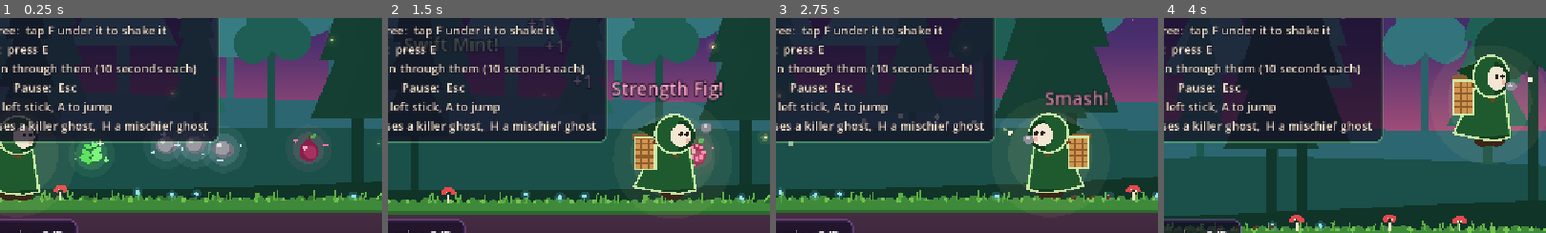
Above: before the commit, frames 1-4 (left to right).
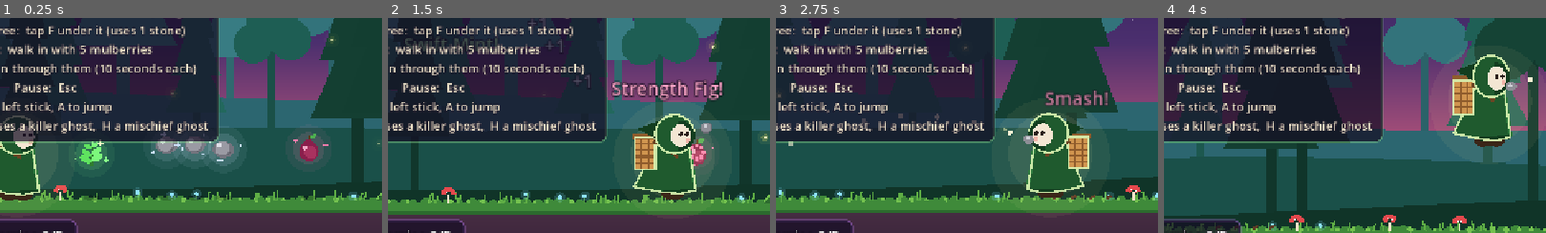
Above: after the commit, the same moments.

Repository: AAcodedimps/Mulberry-Forest
Game: Godot game, scene res://scenes/levels/edge_of_the_woods.tscn
Same seed, same stepped clock (60 frames per second), same inputs: the game is played once before the commit and once after it.
Inputs:
- Up to frame 1 (0.25 s): no input
- Up to frame 2 (1.5 s): hold F (throw) 0.53-1.28 s; hold D (move_right) from 0.53 s (still down); tap E (interact) at 0.6 s; tap Space (jump) at 0.77 s; tap F (throw) at 1.35 s
- Up to frame 3 (2.75 s): tap Space (jump) at 1.52 s; tap E (interact) at 1.55 s; release D (move_right) at 2.03 s; hold A (move_left) from 2.03 s (still down); hold F (throw) from 2.03 s (still down); tap S (aim_down) at 2.1 s
- Up to frame 4 (4 s): release A (move_left) at 2.78 s; release F (throw) at 2.78 s; hold D (move_right) from 2.78 s (still down); tap W (aim_up) at 2.85 s; tap Space (jump) at 3.02, 3.77 s; tap E (interact) at 3.05, 3.6 s; hold F (throw) from 3.53 s (still down)
The pictures show only the part of the screen within x 11-61%, y 34-84%; the shares and areas given below are measured in that part.

The runs differ from the first frame. In frame 1, 1.5% of the frame differs, in the area x 2-49%, y 3-19%; in frame 2, 1.5%; in frame 3, 1.5%; in frame 4, 1.5%.

Commit message:
Tree uses carried stones, walk out of gate

Diff:
--- a/scenes/forest_end/mulberry_tree.gd
+++ b/scenes/forest_end/mulberry_tree.gd
@@ -1,9 +1,9 @@
 @tool
 extends Node2D
 ## The great mulberry tree in the clearing at the end of the forest.
-## - Standing under it refills your stones from the never-ending pile at its foot.
-## - A quick tap of F (X on gamepad) under it makes the wanderer throw a stone straight up:
-##   the tree shakes and one ripe mulberry drops into the basket. One throw = one berry.
+## - A quick tap of F (X on gamepad) under it makes the wanderer throw one of their carried
+##   stones straight up: the tree shakes and one ripe mulberry drops into the basket.
+##   Each shake uses 1 stone; one shake = one berry. With no stones, nothing happens.
 ## - When a mischief ghost steals the basket, the berries fly back up onto the tree.
 ## Place this node on the ground, in the middle of the trunk.
 
@@ -12,7 +12,6 @@
 @export var throw_time: float = 1.0            ## Seconds each tree throw takes. You can't throw again until it's done.
 @export var under_tree_distance: float = 170.0 ## How close to the trunk (pixels, left or right) counts as "under the tree".
 # ======================================================
-@export var refill_interval: float = 0.4       ## Under the tree, one stone comes back from the pile every this many seconds.
 
 const FloatingText = preload("res://scenes/ui/floating_text.gd")
 
@@ -24,7 +23,6 @@
 const BERRY := Color("3f0f58")
 const BERRY_HI := Color("9a4cc8")
 const STONE := Color("7d7d88")
-const STONE_DARK := Color("5c5c68")
 const CANOPY_CENTER := Vector2(0, -320)
 const STONE_UP_TIME := 0.35     # how long the thrown stone takes to reach the leaves
 
@@ -38,7 +36,6 @@
 var _busy: float = 0.0
 var _up: float = -1.0             # thrown-stone progress 0..1 (-1 = none)
 var _up_from := Vector2.ZERO
-var _refill: float = 0.0
 var _under: bool = false
 var _prompt_text: String = ""
 var _player = null
@@ -105,14 +102,7 @@
 		elif berries_left() == 0:
 			_set_prompt("No ripe mulberries left")
 		else:
-			_set_prompt("Press F to shake the tree")
-		# The stone pile never runs out: top up the pouch, one stone at a time.
-		_refill += delta
-		if _refill >= refill_interval:
-			_refill = 0.0
-			thrower.add_stone()
-	else:
-		_refill = 0.0
+			_set_prompt("Press F to shake the tree (uses 1 stone)")
 	_shake = maxf(0.0, _shake - delta)
 	_busy = maxf(0.0, _busy - delta)
 	if _up >= 0.0:
@@ -146,6 +136,7 @@
 		return
 	if not player.stone_thrower.use_stone():
 		get_tree().call_group("stone_counter", "shake")
+		get_tree().call_group("message_hud", "show_message", "You need a stone to shake the tree")
 		return
 	_busy = throw_time
 	_up = 0.0
@@ -211,15 +202,6 @@
 func _draw() -> void:
 	var sway := Vector2(sin(_t * 0.9) * 3.0, 0.0)
 	var jolt := Vector2(sin(_t * 70.0) * _shake * 16.0, cos(_t * 55.0) * _shake * 5.0)
-	# Stone pile at the foot of the tree
-	var rng := RandomNumberGenerator.new()
-	rng.seed = 77
-	for i in 16:
-		var row: int = 0 if i < 7 else (1 if i < 12 else 2)
-		var x: float = 70.0 + (i - [0, 7, 12][row]) * 15.0 + row * 8.0 + rng.randf_range(-2.0, 2.0)
-		var y: float = -7.0 - row * 10.0
-		_ellipse(Vector2(x, y), Vector2(9.0, 7.0), STONE_DARK if i % 3 == 0 else STONE)
-		draw_circle(Vector2(x - 2.5, y - 2.5), 2.0, Color("c9c9d2"))
 	# Roots and trunk
 	draw_colored_polygon(PackedVector2Array([Vector2(-75, 2), Vector2(-40, -20), Vector2(-34, -150), Vector2(-26, -240),
 		Vector2(26, -240), Vector2(34, -150), Vector2(40, -20), Vector2(78, 2)]), TRUNK)
--- a/scenes/forest_end/stone_gate.gd
+++ b/scenes/forest_end/stone_gate.gd
@@ -1,13 +1,14 @@
 @tool
 extends Node2D
 ## The old stone gate out of the forest: a tall arch covered in vines, with glowing red runes.
-## Standing at it shows "Press E" (Y on gamepad). Pressing it:
-##  - with fewer mulberries than the basket holds: shows "The gate is sealed..." and nothing else.
-##  - with a full basket: the runes slowly turn from red to green, the vines pull back, and the
-##    gate sends `opening`. The level script then walks the wanderer out and shows the win screen.
+## Walk into it:
+##  - with fewer mulberries than the basket holds: it's a solid wall and shows
+##    "The gate is sealed. It wants 5 mulberries (you have N)."
+##  - with a full basket: the wall vanishes, the runes slowly turn from red to green, the vines
+##    pull back, and the gate sends `opening`. The level script then walks the wanderer out
+##    and shows the win screen.
 ## Place this node on the ground, in the middle of the arch.
 
-@export var interact_distance: float = 110.0  ## How close (pixels, left or right) you must stand to use the gate.
 @export var open_time: float = 2.0            ## Seconds the runes and vines take to change when it opens.
 
 ## Sent when the gate starts to open.
@@ -28,7 +29,7 @@
 var _vines: float = 1.0       # 1 = covering the gate, 0 = pulled back
 var _deny: float = 0.0        # brief rune flicker when the gate refuses you
 var _opened: bool = false
-var _near: bool = false
+var _touching: bool = false
 var _player = null
 
 
@@ -42,29 +43,23 @@
 		_player = get_tree().get_first_node_in_group("player")
 		if _player == null:
 			return
-	var d: Vector2 = _player.global_position - global_position
-	var near: bool = absf(d.x) <= interact_distance and absf(d.y) < 150.0 and not _player.is_locked()
-	if near != _near:
-		_near = near
-		if near:
-			get_tree().call_group("prompt_hint", "show_prompt", self, "Press E")
-		else:
-			get_tree().call_group("prompt_hint", "hide_prompt", self)
-	if near and Input.is_action_just_pressed("interact"):
+	# Walking into the gate: the Threshold area sits just in front of the solid wall.
+	var touching: bool = $Threshold.overlaps_body(_player) and not _player.is_locked()
+	if touching:
 		var need: int = _player.basket_size
 		var have: int = _player.mulberries
-		if have < need:
+		if have >= need:
+			_open()
+		elif not _touching:
 			_deny = 0.6
 			get_tree().call_group("message_hud", "show_message",
 				"The gate is sealed. It wants %d mulberries (you have %d)." % [need, have])
-		else:
-			_open()
+	_touching = touching
 
 
 func _open() -> void:
 	_opened = true
-	_near = false
-	get_tree().call_group("prompt_hint", "hide_prompt", self)
+	$Wall/CollisionShape2D.set_deferred("disabled", true)   # the way through is open
 	var tween := create_tween()
 	tween.tween_property(self, "_runes", 1.0, open_time)
 	tween.parallel().tween_property(self, "_vines", 0.0, open_time * 0.9).set_delay(open_time * 0.1)
--- a/scenes/forest_end/stone_gate.tscn
+++ b/scenes/forest_end/stone_gate.tscn
@@ -2,5 +2,27 @@
 
 [ext_resource type="Script" path="res://scenes/forest_end/stone_gate.gd" id="1_gate"]
 
+[sub_resource type="RectangleShape2D" id="RectangleShape2D_wall"]
+size = Vector2(120, 300)
+
+[sub_resource type="RectangleShape2D" id="RectangleShape2D_threshold"]
+size = Vector2(190, 200)
+
 [node name="StoneGate" type="Node2D"]
 script = ExtResource("1_gate")
+
+[node name="Wall" type="StaticBody2D" parent="."]
+collision_mask = 0
+
+[node name="CollisionShape2D" type="CollisionShape2D" parent="Wall"]
+position = Vector2(0, -150)
+shape = SubResource("RectangleShape2D_wall")
+
+[node name="Threshold" type="Area2D" parent="."]
+collision_layer = 0
+collision_mask = 2
+monitorable = false
+
+[node name="CollisionShape2D" type="CollisionShape2D" parent="Threshold"]
+position = Vector2(0, -100)
+shape = SubResource("RectangleShape2D_threshold")
--- a/scenes/levels/edge_of_the_woods.tscn
+++ b/scenes/levels/edge_of_the_woods.tscn
@@ -32,6 +32,7 @@
 [ext_resource type="PackedScene" path="res://scenes/powers/moonpetal.tscn" id="30_moon"]
 [ext_resource type="PackedScene" path="res://scenes/powers/bark_shield.tscn" id="31_shield"]
 [ext_resource type="PackedScene" path="res://scenes/ui/power_hud.tscn" id="32_powerhud"]
+[ext_resource type="PackedScene" path="res://scenes/powers/regrowing_stone.tscn" id="33_regrow"]
 
 [sub_resource type="RectangleShape2D" id="RectangleShape2D_wall"]
 size = Vector2(40, 2000)
@@ -149,6 +150,15 @@
 
 [node name="StoneB2" parent="Stones" instance=ExtResource("21_stone")]
 position = Vector2(1414, 600)
+
+[node name="ClearingStone1" parent="Stones" instance=ExtResource("33_regrow")]
+position = Vector2(2450, 600)
+
+[node name="ClearingStone2" parent="Stones" instance=ExtResource("33_regrow")]
+position = Vector2(2485, 600)
+
+[node name="ClearingStone3" parent="Stones" instance=ExtResource("33_regrow")]
+position = Vector2(2520, 600)
 
 [node name="PowerPickups" type="Node2D" parent="."]
 
--- a/scenes/powers/floating_pickup.gd
+++ b/scenes/powers/floating_pickup.gd
@@ -56,7 +56,7 @@
 		_pop += delta / 0.25
 		modulate.a = clampf(1.0 - _pop, 0.0, 1.0)
 		if _pop >= 1.0:
-			queue_free()
+			_after_pop()
 		return
 	for body in get_overlapping_bodies():
 		if _try_collect(body):
@@ -72,6 +72,12 @@
 ## Override: draw the item centred on (0, 0).
 func _draw_item() -> void:
 	pass
+
+
+## Called when the pop animation has finished. Normally the pickup is gone for good;
+## pickups that grow back override this.
+func _after_pop() -> void:
+	queue_free()
 
 
 func _on_collected(body) -> void:
--- /dev/null
+++ b/scenes/powers/regrowing_stone.gd
@@ -0,0 +1,36 @@
+@tool
+extends "res://scenes/powers/stone_pickup.gd"
+## A floating stone that grows back. After it's picked up, it stays gone for `regrow_time`
+## seconds, then grows back in the same spot. Used in the clearing near the mulberry tree,
+## so the player can never get completely stuck without stones.
+
+# ======================= TUNING =======================
+@export var regrow_time: float = 8.0   ## Seconds before a picked-up stone grows back in the same spot.
+# ======================================================
+
+var _regrow: float = -1.0   # >= 0 while waiting to grow back
+
+
+func _after_pop() -> void:
+	_regrow = regrow_time
+	visible = false
+
+
+func _physics_process(delta: float) -> void:
+	if _regrow >= 0.0:
+		_regrow -= delta
+		if _regrow <= 0.0:
+			_grow_back()
+		return
+	super(delta)
+
+
+func _grow_back() -> void:
+	_regrow = -1.0
+	_pop = -1.0
+	modulate.a = 1.0
+	visible = true
+	set_deferred("monitoring", true)
+	scale = Vector2(0.2, 0.2)
+	var tween := create_tween()
+	tween.tween_property(self, "scale", Vector2.ONE, 0.4).set_trans(Tween.TRANS_BACK).set_ease(Tween.EASE_OUT)
--- /dev/null
+++ b/scenes/powers/regrowing_stone.tscn
@@ -0,0 +1,11 @@
+[gd_scene format=3]
+
+[ext_resource type="Script" path="res://scenes/powers/regrowing_stone.gd" id="1_regrow"]
+
+[node name="RegrowingStone" type="Area2D"]
+collision_layer = 0
+collision_mask = 2
+monitorable = false
+script = ExtResource("1_regrow")
+glow_color = Color(0.82, 0.9, 1, 1)
+popup_color = Color(0.9, 0.95, 1, 1)
--- a/scenes/powers/stone_thrower.gd
+++ b/scenes/powers/stone_thrower.gd
@@ -65,6 +65,8 @@
 	if Input.is_action_just_pressed("throw"):
 		if stones <= 0:
 			get_tree().call_group("stone_counter", "shake")
+			if current_tree != null:
+				get_tree().call_group("message_hud", "show_message", "You need a stone to shake the tree")
 		elif player.can_aim():
 			if current_tree != null:
 				_tap_timer = 0.0     # under the tree: wait to see if this is a tap or a hold
--- a/scenes/ui/controls_hint.tscn
+++ b/scenes/ui/controls_hint.tscn
@@ -44,8 +44,8 @@
 Stop dead:  hold S
 Squash a killer ghost:  jump on its head (Space)
 Throw a stone:  hold F, aim with W / S, let go
-Mulberry tree:  tap F under it to shake it
-Stone gate:  press E
+Mulberry tree:  tap F under it (uses 1 stone)
+Stone gate:  walk in with 5 mulberries
 Powers:  run through them (10 seconds each)
 Restart:  R      Pause:  Esc
 Gamepad:  left stick, A to jump
Not shown, added: scenes/powers/regrowing_stone.gd.uid
